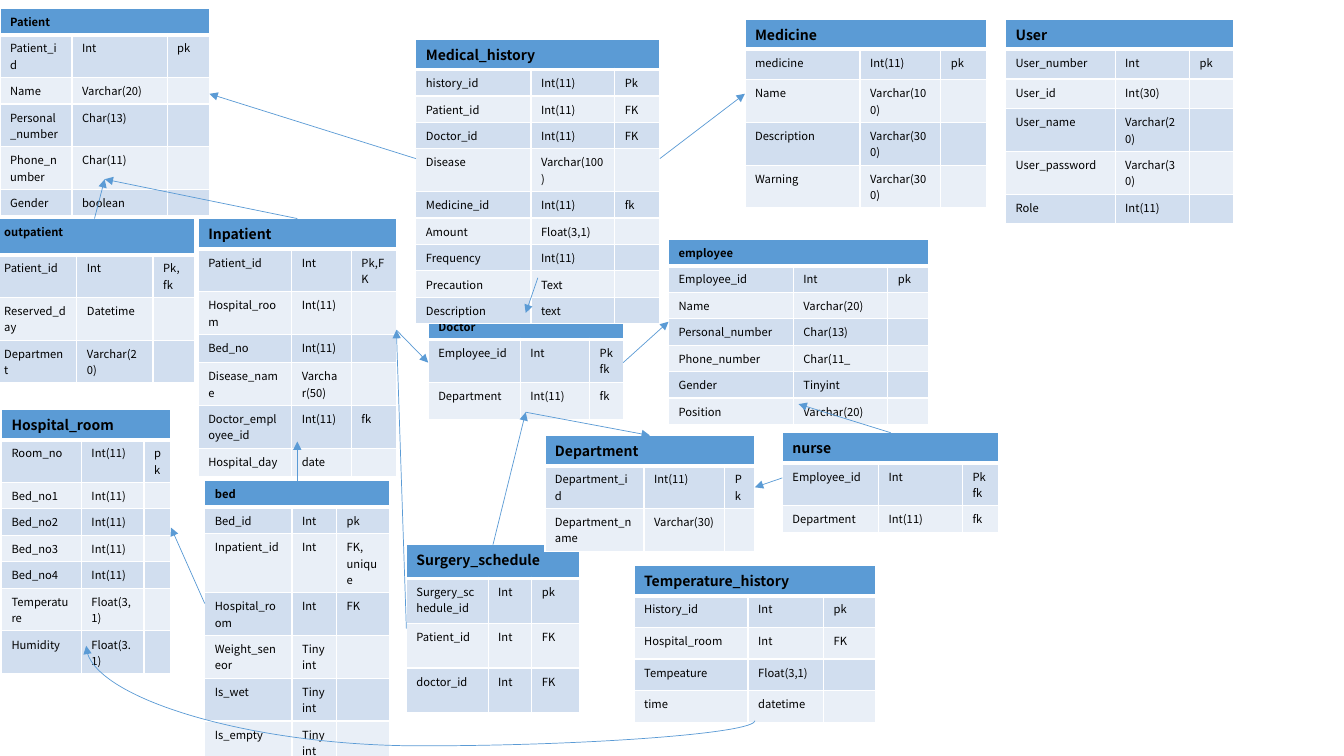
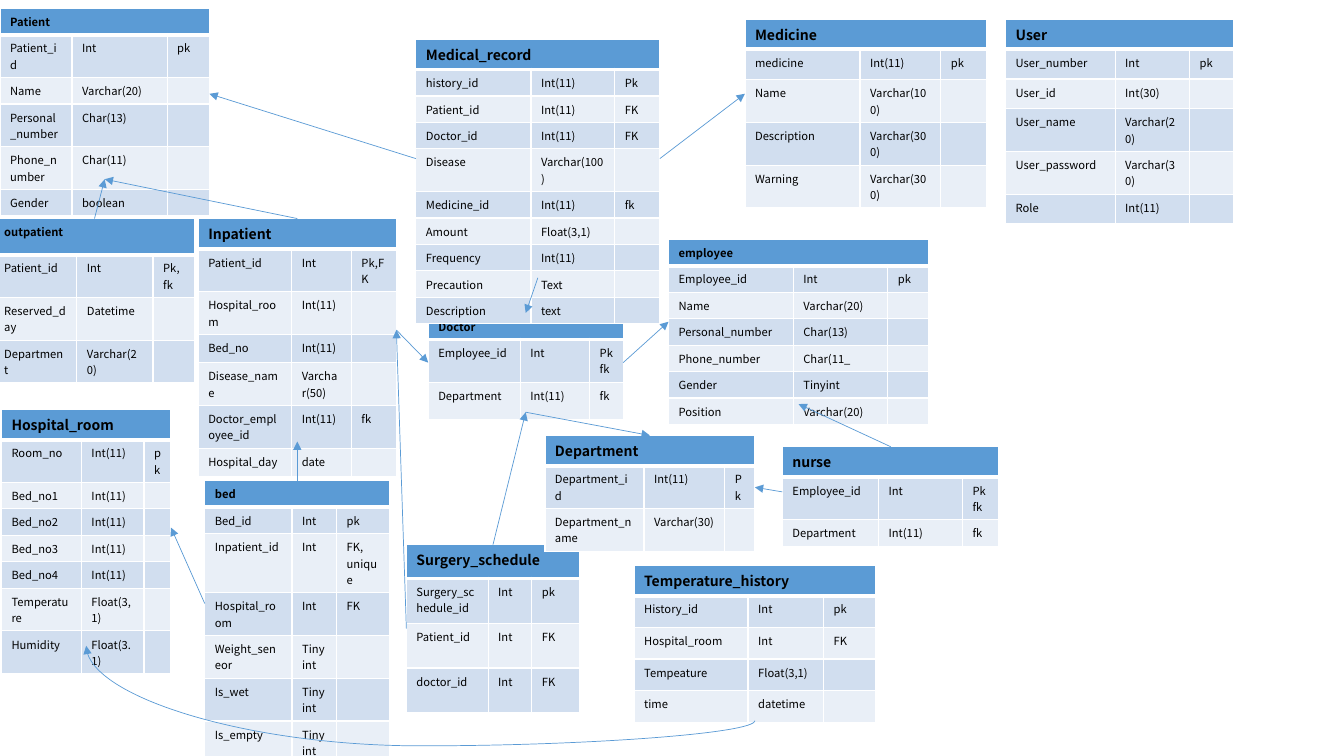
Before and after one commit to sungjaeyoon-past/Hospital, a slide deck: slide 2 of mysql_doc/db 현재의 스키마.pptx. Drawn at 1344x756 pixels with LibreOffice and Linux fonts; fonts in the diff are those of the drawing. Boxes give left, top, right and bottom in pixels: in the first picture for what was removed or moved away, otherwise in the second. Text is boxed around its words. In the diff, an @@ line names an element or a change of style, - is before the commit and + after.

```diff
--- a/mysql_doc/db 현재의 스키마.pptx
+++ b/mysql_doc/db 현재의 스키마.pptx
@@ table at (416,39,660,322) @@
-row 1, column 1: Medical_history
+row 1, column 1: Medical_record
@@ arrow moved from (891, 433) - (799, 404) to (891, 447) - (799, 404) @@
@@ table: place and size @@
-table at (782,433,998,530)
+table at (782,447,998,544)
@@ arrow moved from (782, 478) - (755, 487) to (782, 492) - (755, 487) @@
```
Also in this commit, not shown: 2 other files.
